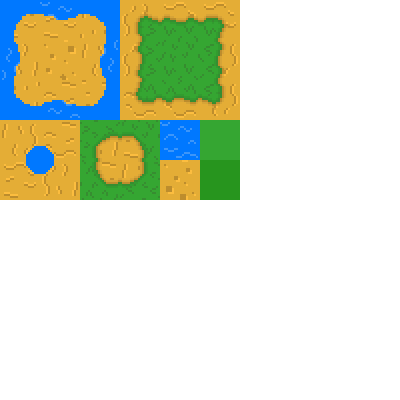
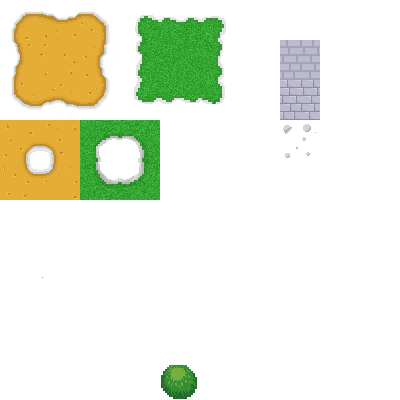
Comparing the layer stacks of the two 400 × 400 images. Changes:
removed layer "simple_grass" over bbox(200, 160, 240, 200)
removed layer "grass1" (1st of 2) over bbox(200, 120, 240, 160)
removed layer "sand (1)" over bbox(160, 160, 200, 200)
removed layer "water1" over bbox(160, 120, 200, 160)
removed group "Grass" (13 layers) over bbox(80, 0, 240, 200)
removed layer "grass_to_sand_corner1" (1st of 4, in "Grass") from group "Grass" over bbox(200, 80, 240, 120)
removed layer "grass_to_sand_corner1" (2nd of 4, in "Grass") from group "Grass" over bbox(120, 80, 160, 120)
removed layer "grass_to_sand_corner1" (3rd of 4, in "Grass") from group "Grass" over bbox(120, 0, 160, 40)
removed layer "grass_to_sand_corner1" (4th of 4, in "Grass") from group "Grass" over bbox(200, 0, 240, 40)
removed layer "grass_to_sand_corner2 (1)" (1st of 4, in "Grass") from group "Grass" over bbox(120, 160, 160, 200)
removed layer "grass_to_sand_corner2 (1)" (2nd of 4, in "Grass") from group "Grass" over bbox(120, 120, 160, 160)
removed layer "grass_to_sand_corner2 (1)" (3rd of 4, in "Grass") from group "Grass" over bbox(80, 120, 120, 160)
removed layer "grass_to_sand_corner2 (1)" (4th of 4, in "Grass") from group "Grass" over bbox(80, 160, 120, 200)
removed layer "grass_to_sand_edge" (1st of 4, in "Grass") from group "Grass" over bbox(120, 40, 160, 80)
removed layer "grass_to_sand_edge" (2nd of 4, in "Grass") from group "Grass" over bbox(200, 40, 240, 80)
removed group "Sand" (13 layers) over bbox(0, 0, 120, 200)
added layer "Layer 4" (16%) above "Layer 2" over bbox(134, 15, 226, 104)
added layer "Layer 2" (multiply, 58%) above "Layer 1" over bbox(93, 133, 149, 188)
added layer "Layer 1" above "tile_set_img" over bbox(80, 13, 233, 200)
renamed "sand2" to "tile_set_img", moved it out of group "Sand", painted on it over bbox(0, 4, 320, 399)
added layer "Layer 3" (41%) over bbox(93, 134, 148, 190)
…and 15 more changes (15 removed)
